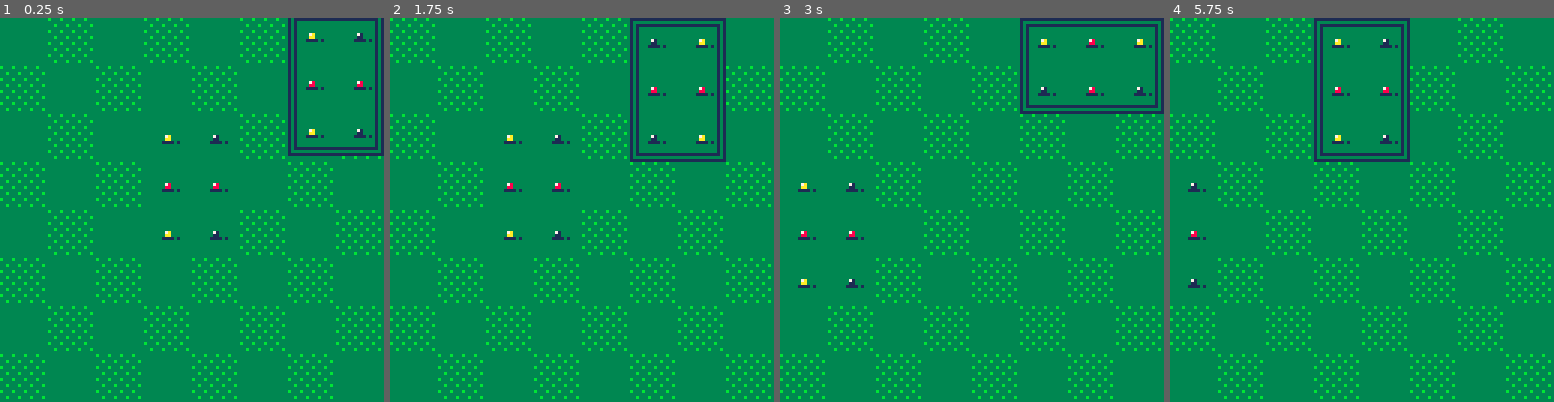
Above: before the commit, frames 1-4 (left to right).
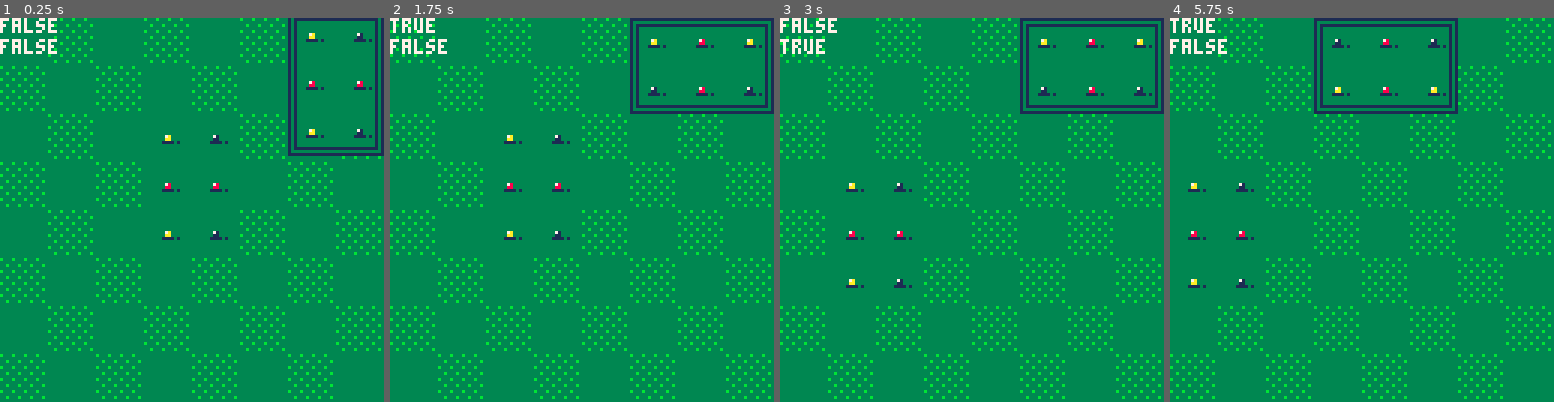
Above: after the commit, the same moments.

Repository: shen-sat/orchard
Game: PICO-8 cartridge game.p8
Two runs of this game, one before a commit and one after it. Both use one fixed random seed, a clock stepped at 60 frames per second and the inputs below.
Inputs:
- Up to frame 1 (0.25 s): no input
- Up to frame 2 (1.75 s): tap X (X key) at 0.33, 1.07 s; tap O (Z key) at 0.7, 1.7 s; hold Right from 1.6 s (still down)
- Up to frame 3 (3 s): tap X (X key) at 1.85, 2.97 s; release Right at 2.1 s; tap O (Z key) at 2.1, 2.5, 2.9 s; hold Up 2.15-2.42 s; hold Right from 2.47 s (still down)
- Up to frame 4 (5.75 s): release Right at 3.03 s; hold Left 3.08-3.58 s; tap O (Z key) every 0.4 s from 3.3 to 5.7 s; hold Down 3.63-3.97 s; hold Right 4.02-4.68 s; tap X (X key) at 4.08, 5.2 s; hold Up 4.73-5.03 s; hold Left 5.08-5.68 s; hold Down from 5.73 s (still down)

The runs differ from the first frame. In frame 1, 0.6% of the frame differs, in the area x 0-15%, y 0-10%; in frame 2, 3.3%; in frame 3, 11%; in frame 4, 13%, in the area x 0-100%, y 0-100%.

Commit message:
Introduce rotate card on z_button tap

Diff:
--- a/game.p8
+++ b/game.p8
@@ -27,9 +27,26 @@
   #include lawn.lua
   #include card_slide_manager.lua
   selected_card:place_starting_card()
+
+  z_button = {
+    is_down = false,
+    is_just_released = false,
+    update = function(self)
+      if self.is_just_released then self.is_just_released = false end
+
+      if not self.is_down and btn(4) then
+        self.is_down = true
+      elseif self.is_down and not btn(4) then
+        self.is_down = false
+        self.is_just_released = true
+      end
+    end
+  }
+
 end
 
 function game_update()
+  z_button:update()
   selected_card:update()
   blink:update()
   for fruit in all(planted_fruits) do
@@ -49,8 +66,8 @@
     fruit:draw()
   end
   selected_card:draw()
-  -- print(manager.is_any_fruit_growing,cam.x0,cam.y0,7)
-  -- print(manager.selected_card_can_slide,cam.x0,cam.y0 + 7,7)
+  print(z_button.is_down,cam.x0,cam.y0,7)
+  print(z_button.is_just_released,cam.x0,cam.y0 + 7,7)
 end
 
 function game_over()
--- a/selected_card.lua
+++ b/selected_card.lua
@@ -132,7 +132,7 @@
     self.y0 = self:slide_start_y0()
   end,
   move = function(self)
-    if btnp(4) then
+    if z_button.is_just_released then
       self.compass:rotate()
     elseif btnp(1) then
       self.x0 += tile_size
--- a/shared_functions.lua
+++ b/shared_functions.lua
@@ -22,7 +22,7 @@
   if selected_card:x1() > cam:x1() then
     local adjustment = selected_card:x1() - cam:x1()
 
-    if btnp(4) then
+    if z_button.is_just_released then
       selected_card.x0 -= adjustment
       selected_card:update_fruits() -- card has adjusted, so fruit need to be adjusted too
     else
@@ -31,7 +31,7 @@
   elseif selected_card:y1() > cam:y1() then
     local adjustment = selected_card:y1() - cam:y1()
 
-    if btnp(4) then
+    if z_button.is_just_released then
       selected_card.y0 -= adjustment
       selected_card:update_fruits() -- card has adjusted, so fruit need to be adjusted too
     else
Not shown, changed: TODO.txt
